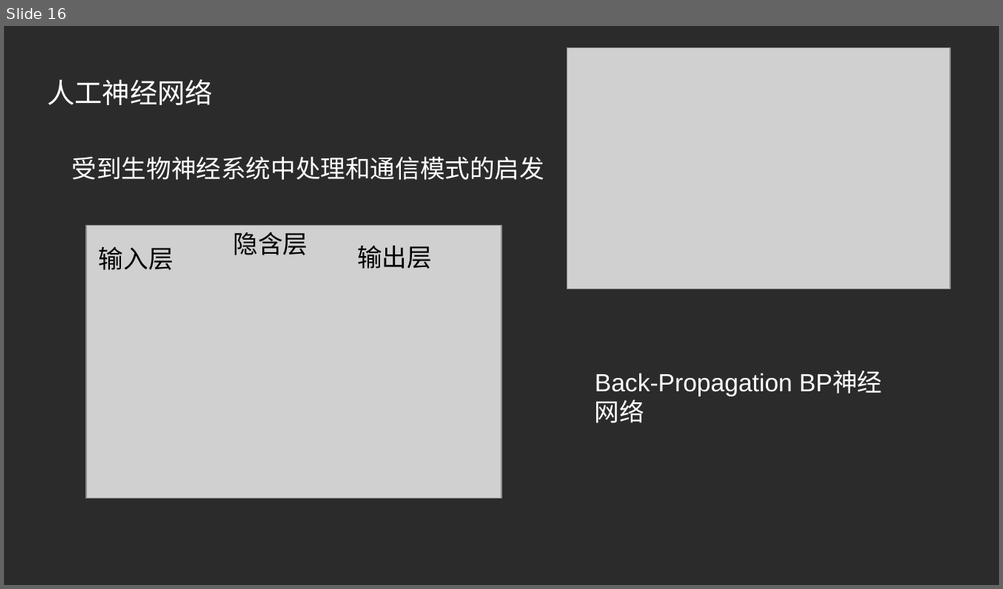
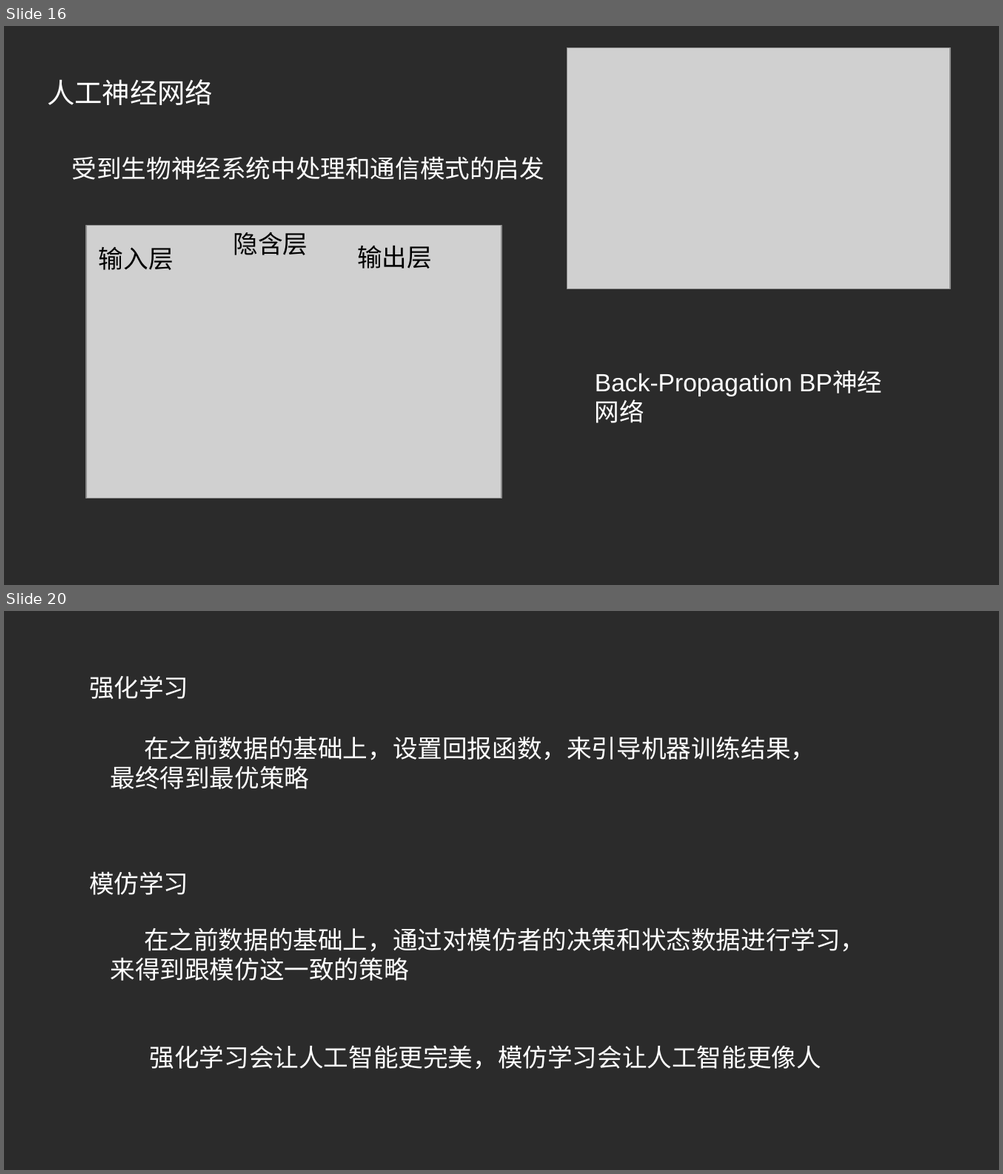
Before and after one commit to JudgementAngel/Notes, a slide deck: Other/人工智能和游戏.pptx. Shown one above the other, each under a label of ours: slide 16 before the commit, slides 16 and 20 after it; the slides between them are not shown. The pictures are 1003x589 and 1003x1174 pixels, drawn with LibreOffice and Linux fonts; fonts in the diff are those of the drawing; grey boxes stand for pictures; background and template pictures are left out; a plain dark background stands for a picture behind light text. Boxes give left, top, right and bottom in pixels: in the first picture for what was removed or moved away, otherwise in the second. Text is boxed around its words. In the diff, an @@ line names an element or a change of style, - is before the commit and + after.

```diff
--- a/Other/人工智能和游戏.pptx
+++ b/Other/人工智能和游戏.pptx
@@ slide 20 added at (4, 611, 999, 1170), background picture (left out) @@
@@ text added at (89, 675, 188, 699), 18 pt, text #FFFFFF @@
+强化学习
@@ text added at (111, 736, 815, 789), 18 pt, text #FFFFFF @@
+在之前数据的基础上，设置回报函数，来引导机器训练结果，
+最终得到最优策略
@@ text added at (89, 871, 188, 895), 18 pt, text #FFFFFF @@
+模仿学习
@@ text added at (111, 928, 865, 981), 18 pt, text #FFFFFF @@
+在之前数据的基础上，通过对模仿者的决策和状态数据进行学习，
+来得到跟模仿这一致的策略
@@ text added at (150, 1045, 821, 1070), 18 pt, text #FFFFFF @@
+强化学习会让人工智能更完美，模仿学习会让人工智能更像人
```
Also in this commit, not shown: 2 slides changed, 2 other slides added, 1 other file.
